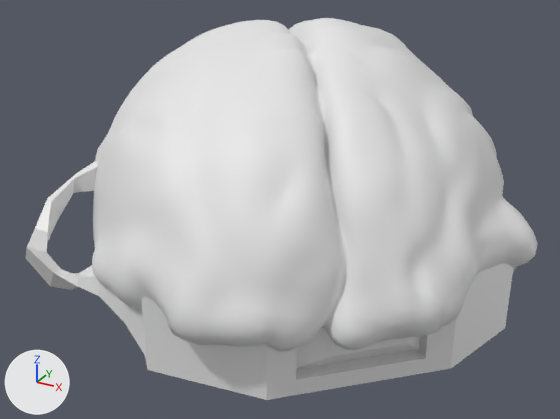
Two versions of the glTF model FBX/glb/CerebroCyborg.glb, one commit apart.
One viewpoint serves both versions: a camera (50 mm lens) standing at (1.53, -2.88, 1.26) and looking at (0.0, -0.09, -0.13). The axes (+X, +Y, +Z) are drawn at lower left. The lights are the same throughout. Where no turn or scale is listed for an object, it has been applied to the vertices. Vertices at the same position are counted once.

Before the edit, the objects in view are built like this:
```python
me_cube_001 = bpy.data.meshes.new('Cube.001')
me_cube_001.from_pydata(...)  # 72 vertices, 140 faces; spans x -0.73..1.03, y -1.04..0.49, z -0.57..0.11
me_mesh0 = bpy.data.meshes.new('Mesh0')
me_mesh0.from_pydata(...)  # 8482 vertices, 16896 faces; spans x -0.99..1.08, y -1.04..1.0, z -0.56..0.69
ob_cube = bpy.data.objects.new('Cube', me_cube_001)
ob_cube.location = (-0.02, 0.083, 0.054)
ob_mesh0 = bpy.data.objects.new('Mesh0', me_mesh0)
ob_mesh0.location = (0.0, 0.0, 0.0)
```
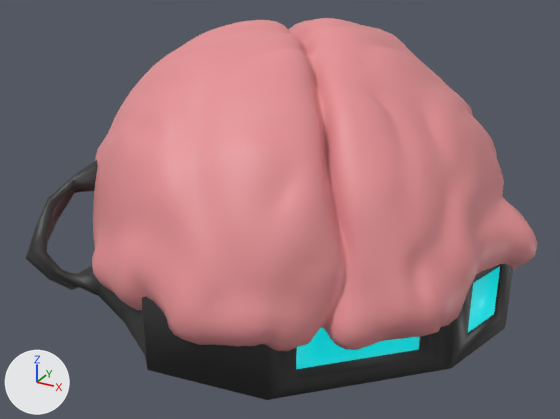
The newer file is also rescaled (x100.0) as a whole; pictures and numbers use the older file's frame.

Location of each change, [x1, y1, x2, y2] in pixels of the pictures (560 x 419 px):
'Cube', reshaped: before [25, 160, 513, 400]; after [26, 160, 513, 400]
part 1 of me_mesh0, recoloured (white to pink): [92, 18, 538, 351] in both
part 2 of me_cube_001, built on: before [25, 228, 513, 400]; after [26, 193, 513, 400]
part 3 of me_cube_001, recoloured (grey to black): [35, 160, 456, 400] in both
part 4 of me_cube_001, recoloured (grey to cyan): [296, 327, 420, 369] in both

The change, as a list of edits to the scene's bpy script:
```text
Add mat_material_014:
    mat_material_014 = principled_material('Material.014')
    mat_material_014.base_color = (0.0, 0.927, 1.0)  # cyan #00f7ff
    mat_material_014.emission_color = (0.0, 0.31, 0.324)  # cyan #00979a
    mat_material_014.emission_strength = 1.0
Add mat_material_013:
    mat_material_013 = principled_material('Material.013')
    mat_material_013.base_color = (0.0324, 0.0324, 0.0324)  # black #323232
Add mat_material_012:
    mat_material_012 = principled_material('Material.012')
    mat_material_012.base_color = (0.8, 0.286, 0.302)  # pink #e79295
Change me_mesh0:
    where me_mesh0.from_pydata(...)  # 8482 vertices, 16896 faces; spans x -0.99..1.08, y -1.04..1.0, z -0.56..0.69
    used by ob_mesh0; location = (0.0, 0.0, 0.0)
    me_mesh0 part 1: 16797 faces spanning x -0.99..1.08, y -1.04..1.0, z -0.56..0.69 switch from no material to mat_material_012 (pink #e79295)
Change me_cube_001:
    used by ob_cube; location = (-0.02, 0.083, 0.054)
    remove me_cube_001.from_pydata(...)  # 72 vertices, 140 faces; spans x -0.73..1.03, y -1.04..0.49, z -0.57..0.11
    add me_cube_001.from_pydata(...)  # 149 vertices, 294 faces; spans x -0.73..1.03, y -1.03..0.49, z -0.84..0.11
    me_cube_001 part 2
    12 faces are deleted
    3 vertices move from x -0.73..-0.62, y -1.04..-0.64, z -0.35..-0.05 to x -0.71..-0.64, y -1.01..-0.65, z -0.34..-0.05
    77 vertices are added at x -0.49..1.0, y -0.99..-0.13, z -0.84..-0.23
    164 new faces join them, mat_material_013 (black #323232)
    2 new faces join them, mat_material_014 (cyan #00f7ff)
    me_cube_001 part 3: 120 faces spanning x -0.73..1.03, y -1.03..0.49, z -0.57..0.11 switch from no material to mat_material_013 (black #323232)
    me_cube_001 part 4: 8 faces spanning x 0.43..0.79, y -0.83..-0.47, z -0.5..-0.19 switch from no material to mat_material_014 (cyan #00f7ff)
    me_cube_001 part 5: the surface is now shaded smooth
```
